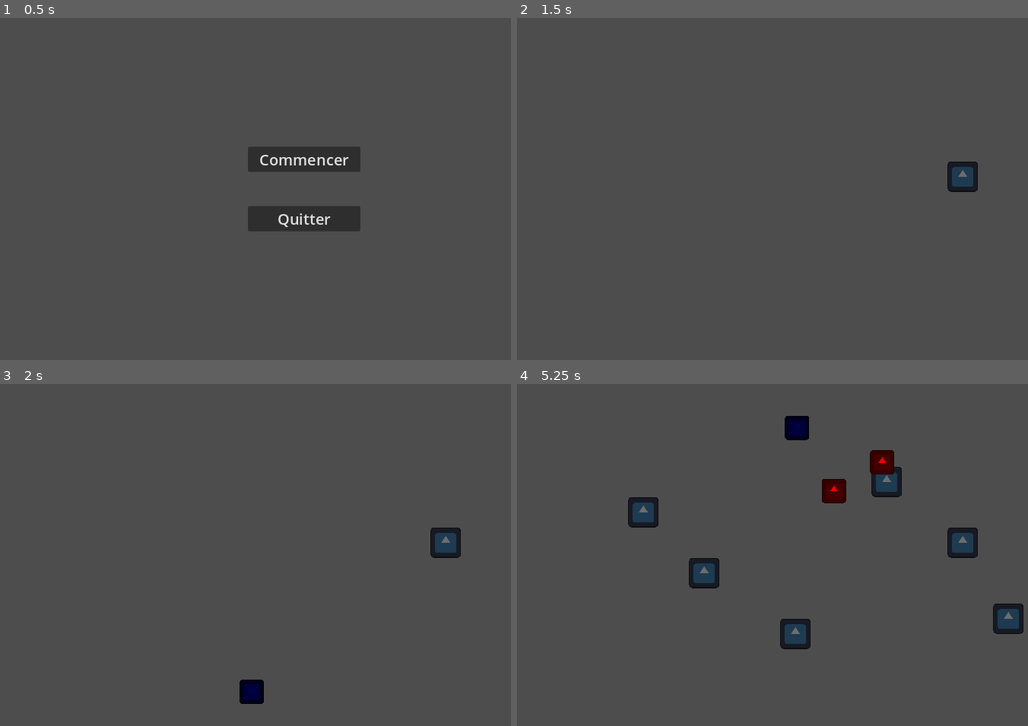
Above: before the commit, frames 1-4 (two rows, left to right).
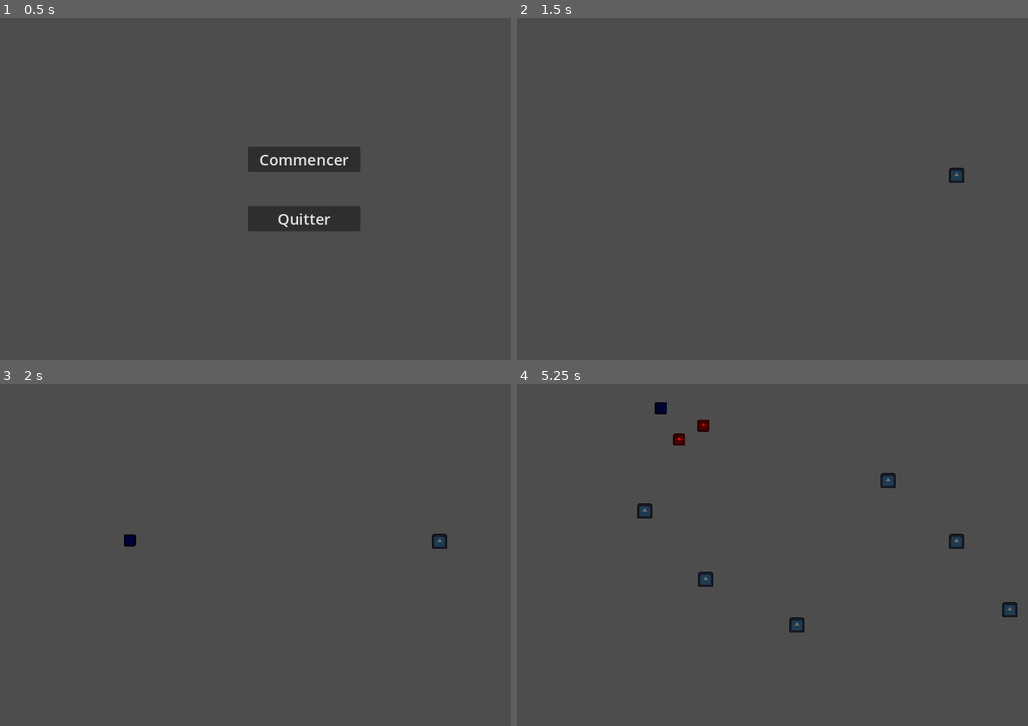
Above: after the commit, the same moments.

Repository: Cax36940/WonderJamDogot
Game: Godot game, scene res://main.tscn
The game is run twice, just before and just after one commit, with the same random seed, the same clock (stepped at 60 frames per second) and the same inputs. The engine's default icon, where the game draws it, is replaced by a stand-in: a white triangle on a blue panel in a dark square.
Inputs (mouse positions are in pixels of both pictures, inside the frame that each line leads up to):
- Up to frame 1 (0.5 s): no input
- Up to frame 2 (1.5 s): click "Commencer" at 0.5 s; tap Enter at 1.25 s; move the mouse to (956, 171) at 1.27 s; press the mouse at (956, 171) at 1.28 s
- Up to frame 3 (2 s): no input
- Up to frame 4 (5.25 s): move the mouse to (700, 572) at 2.02 s; release the mouse at (700, 572) at 2.03 s; click (700, 572) at 2.1 s; move the mouse to (879, 479) at 2.77 s; press the mouse at (879, 479) at 2.78 s; move the mouse to (792, 623) at 3.52 s; release the mouse at (792, 623) at 3.53 s; click (792, 623) at 3.6 s; move the mouse to (1002, 606) at 4.27 s; press the mouse at (1002, 606) at 4.28 s; move the mouse to (639, 503) at 5.02 s; release the mouse at (639, 503) at 5.03 s; click (639, 503) at 5.1 s

Frame 1 is identical in both runs. In frame 2, 0.5% of the frame differs, in the area x 84-91%, y 42-51%; in frame 3, 0.9%; in frame 4, 4.0%, in the area x 21-100%, y 5-78%.
Error in both runs: Invalid access to property or key 'GRID_CELL_SIZE' on a base object of type 'null instance'. (res://grid_sprite.gd:7)

Commit message:
Add procedural music

Diff:
--- /dev/null
+++ b/music/music_player.gd
@@ -0,0 +1,59 @@
+extends Node2D
+
+
+var kick_list  : Array[int] = [1,0,0,0,  1,0,0,0,  1,0,0,0,  1,0,0,0,  1,0,0,0,  1,0,0,0,  1,0,0,0,  1,0,0,0]
+var bass1_list : Array[int] = [1,0,0,0,  0,0,0,0,  0,0,0,0,  0,0,0,0,  1,0,0,0,  0,0,0,0,  0,0,0,0,  1,0,0,0]
+var bass2_list : Array[int] = [0,0,0,0,  0,0,0,0,  1,0,0,0,  0,0,0,0,  0,0,0,0,  0,0,0,0,  0,0,0,0,  0,0,0,0]
+var hihat_list : Array[int] = [0,0,0,0,  1,0,0,0,  0,0,0,0,  1,0,0,0,  0,0,0,0,  1,0,0,0,  0,0,0,0,  1,0,0,0]
+
+var current_bar = 0
+
+
+const TEMPO : int = 140
+const BAR_PER_SEC : int = 32
+const FULL_BAR_LENGTH : float = 1.75
+const BAR_LENGTH : float = 1.75 / 16
+var timer = BAR_LENGTH
+# Called when the node enters the scene tree for the first time.
+func _ready():
+	print(BAR_LENGTH)
+	pass # Replace with function body.
+
+
+# Called every frame. 'delta' is the elapsed time since the previous frame.
+func _process(delta):
+	timer -= delta
+	if timer < 0:
+		play_bar()
+		timer += BAR_LENGTH
+	pass
+
+func play_bar():
+	current_bar += 1
+	if current_bar == BAR_PER_SEC:
+		current_bar = 0
+	kick()
+	bass1()
+	bass2()
+	hihat()
+
+
+func kick():
+	var index = current_bar % kick_list.size()
+	if kick_list[index] == 1:
+		$Kick.play()
+
+func bass1():
+	var index = current_bar % bass1_list.size()
+	if bass1_list[index] == 1:
+		$Bass1.play()
+
+func bass2():
+	var index = current_bar % bass2_list.size()
+	if bass2_list[index] == 1:
+		$Bass2.play()
+
+func hihat():
+	var index = current_bar % hihat_list.size()
+	if hihat_list[index] == 1:
+		$Hihat.play()
--- /dev/null
+++ b/music/music_player.tscn
@@ -0,0 +1,39 @@
+[gd_scene load_steps=8 format=3 uid="uid://be4xyevkwme7"]
+
+[ext_resource type="Script" path="res://music/music_player.gd" id="1_g5xci"]
+[ext_resource type="AudioStream" uid="uid://cts73owogdove" path="res://music/kick.wav" id="2_tnoh3"]
+[ext_resource type="AudioStream" uid="uid://duywfunxtb7k8" path="res://music/bass1.wav" id="3_0ck46"]
+[ext_resource type="AudioStream" uid="uid://cs3leskioojvj" path="res://music/bass2.wav" id="4_88kee"]
+[ext_resource type="AudioStream" uid="uid://3sx68out5p7o" path="res://music/hihat.wav" id="5_cxej5"]
+
+[sub_resource type="Animation" id="Animation_v7ng2"]
+resource_name = "Kick"
+
+[sub_resource type="AnimationLibrary" id="AnimationLibrary_4qsv7"]
+_data = {
+"Kick": SubResource("Animation_v7ng2")
+}
+
+[node name="MusicPlayer" type="Node2D"]
+script = ExtResource("1_g5xci")
+
+[node name="Kick" type="AudioStreamPlayer" parent="."]
+stream = ExtResource("2_tnoh3")
+volume_db = 10.0
+
+[node name="AnimationPlayer" type="AnimationPlayer" parent="."]
+libraries = {
+"": SubResource("AnimationLibrary_4qsv7")
+}
+
+[node name="Bass1" type="AudioStreamPlayer" parent="."]
+stream = ExtResource("3_0ck46")
+volume_db = 10.0
+
+[node name="Bass2" type="AudioStreamPlayer" parent="."]
+stream = ExtResource("4_88kee")
+volume_db = 10.0
+
+[node name="Hihat" type="AudioStreamPlayer" parent="."]
+stream = ExtResource("5_cxej5")
+volume_db = 10.0
--- a/world.tscn
+++ b/world.tscn
@@ -10,8 +10,7 @@
 [node name="GridSprite" parent="." instance=ExtResource("2_8suw1")]
 
 [node name="Camera" type="Camera2D" parent="."]
-position = Vector2(331, 189)
-zoom = Vector2(2, 2)
+position = Vector2(643, 364)
 
 [node name="MouseObjectContainer" type="Node2D" parent="."]
 
Not shown, added: music/bass1.wav
Not shown, added: music/bass2.wav
Not shown, added: music/hihat.wav
Not shown, added: music/kick.wav
